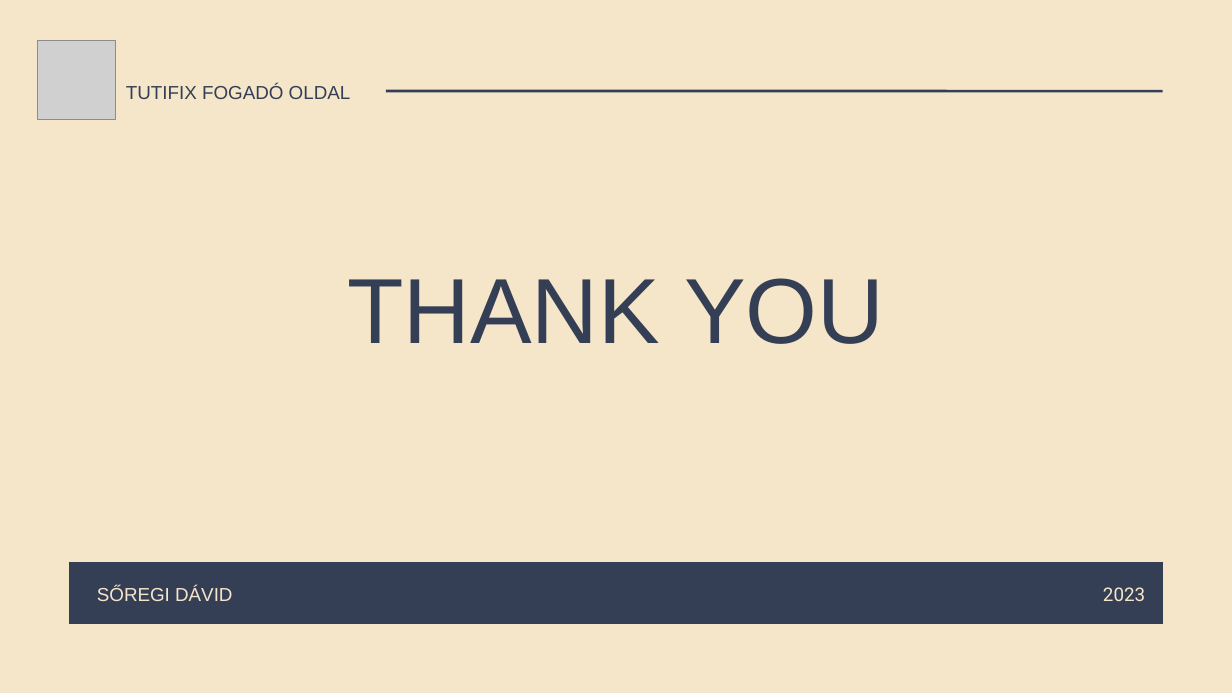
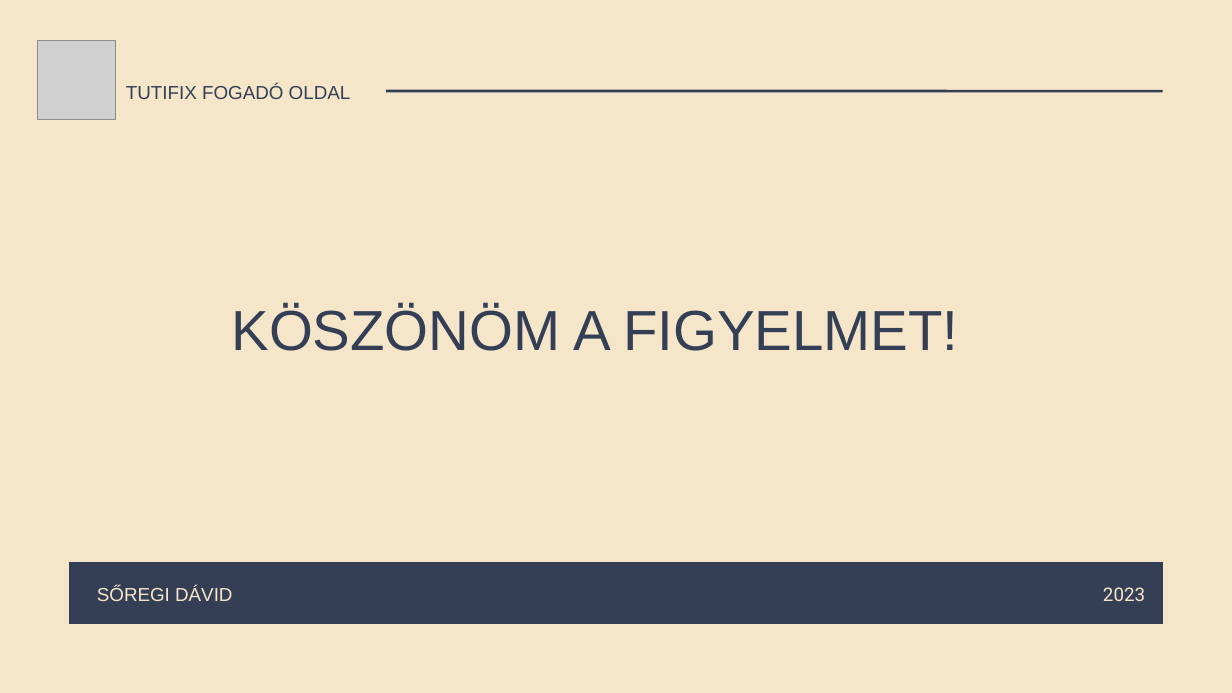
Before and after one commit to Lastwyn/Fogadas_zaro1, a slide deck: slide 10 of Záró Dolgozat Sőregi Dávid/Virtuálisó_Labdarúgás_Záró_Dolgozat_Védés.pptx. Drawn at 1232x693 pixels with LibreOffice and Linux fonts; fonts in the diff are those of the drawing; grey boxes stand for pictures. Boxes give left, top, right and bottom in pixels: in the first picture for what was removed or moved away, otherwise in the second. Text is boxed around its words. In the diff, an @@ line names an element or a change of style, - is before the commit and + after.

Commit message:
védés

```diff
--- a/Záró Dolgozat Sőregi Dávid/Virtuálisó_Labdarúgás_Záró_Dolgozat_Védés.pptx
+++ b/Záró Dolgozat Sőregi Dávid/Virtuálisó_Labdarúgás_Záró_Dolgozat_Védés.pptx
@@ text at (x1=231, y1=306, x2=958, y2=351): text changed; size 108 to 66 pt @@
-THANK YOU
+KÖSZÖNÖM A FIGYELMET!
```
